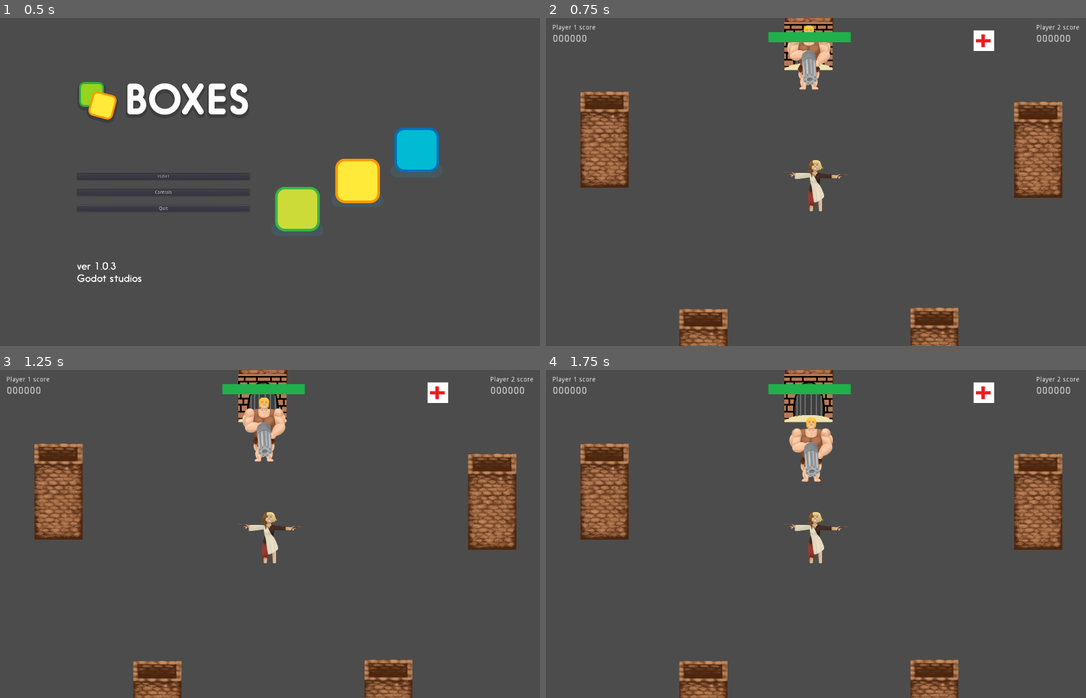
Above: before the commit, frames 1-4 (two rows, left to right).
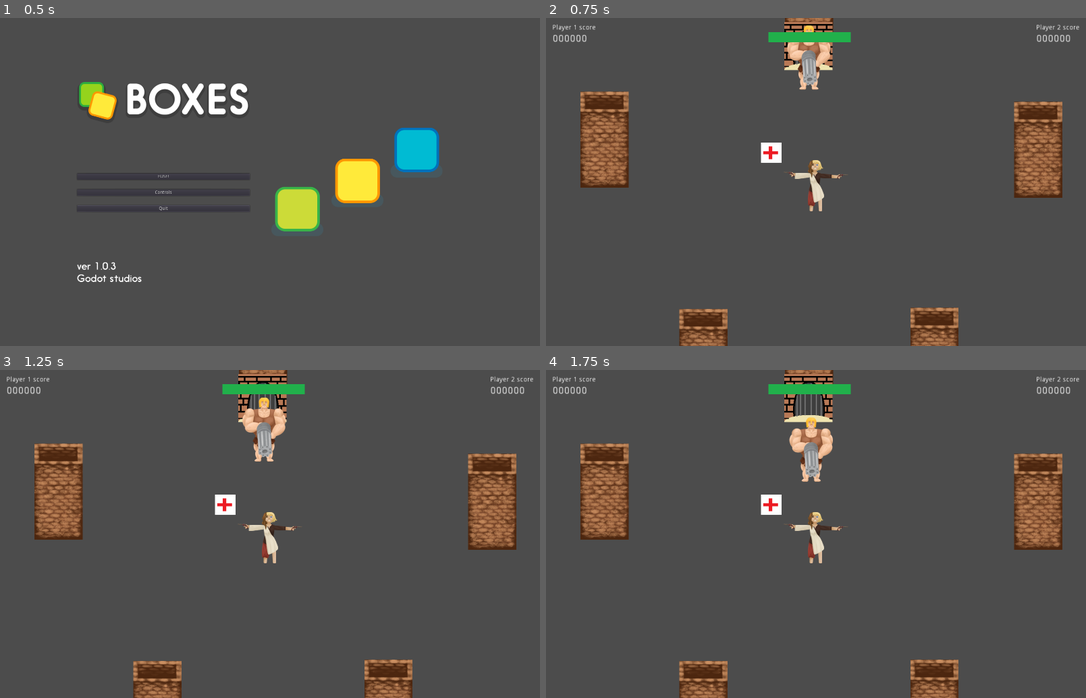
Above: after the commit, the same moments.

Repository: xenoexplorator/Ymir
Game: Godot game, scene res://Root.tscn
Two runs of this game, one before a commit and one after it. Both use one fixed random seed, a clock stepped at 60 frames per second and the inputs below.
Inputs:
- Up to frame 1 (0.5 s): no input
- Up to frame 2 (0.75 s): click "FUSE!" at 0.5 s
- Up to frame 3 (1.25 s): no input
- Up to frame 4 (1.75 s): no input

Frame 1 is identical in both runs. In frame 2, 0.5% of the frame differs, in the area x 39-83%, y 3-45%; in frame 3, 0.5%; in frame 4, 0.5%.

Commit message:
Health packs: spawn aléatoire

Diff:
--- a/Scenes/Arena.tscn
+++ b/Scenes/Arena.tscn
@@ -3,14 +3,14 @@
 [ext_resource path="res://Scenes/Arena.gd" type="Script" id=1]
 [ext_resource path="res://Scenes/Pillar.tscn" type="PackedScene" id=2]
 [ext_resource path="res://walls_test.tres" type="TileSet" id=3]
-[ext_resource path="res://Scenes/HealthPack.tscn" type="PackedScene" id=4]
-[ext_resource path="res://Scenes/Player.tscn" type="PackedScene" id=5]
-[ext_resource path="res://Scenes/EnemySpawner.tscn" type="PackedScene" id=6]
-[ext_resource path="res://Scripts/UIManager.gd" type="Script" id=7]
-[ext_resource path="res://Sprites/barre rouge.png" type="Texture" id=8]
-[ext_resource path="res://Sprites/barre verte.png" type="Texture" id=9]
-[ext_resource path="res://Scripts/HPDisplay.gd" type="Script" id=10]
-[ext_resource path="res://Sounds/Bass-and-choir-free-background-music.wav" type="AudioStream" id=11]
+[ext_resource path="res://Scenes/Player.tscn" type="PackedScene" id=4]
+[ext_resource path="res://Scenes/EnemySpawner.tscn" type="PackedScene" id=5]
+[ext_resource path="res://Scripts/UIManager.gd" type="Script" id=6]
+[ext_resource path="res://Sprites/barre rouge.png" type="Texture" id=7]
+[ext_resource path="res://Sprites/barre verte.png" type="Texture" id=8]
+[ext_resource path="res://Scripts/HPDisplay.gd" type="Script" id=9]
+[ext_resource path="res://Sounds/Bass-and-choir-free-background-music.wav" type="AudioStream" id=10]
+[ext_resource path="res://Scripts/HealthSpawner.gd" type="Script" id=11]
 
 [node name="Arena" type="Node" index="0"]
 
@@ -72,47 +72,42 @@
 tile_data = PoolIntArray( -720896, 0, 0, -720895, 0, 0, -720894, 0, 0, -720893, 0, 0, -720892, 0, 0, -720891, 0, 0, -72 …(1431 unchanged characters)…
 _sections_unfolded = [ "Cell", "Collision" ]
 
-[node name="HealthPack" parent="." index="2" instance=ExtResource( 4 )]
-
-position = Vector2( 522.576, -440.782 )
-power = 15
-
-[node name="Player" parent="." index="3" instance=ExtResource( 5 )]
+[node name="Player" parent="." index="2" instance=ExtResource( 4 )]
 
 position = Vector2( -0.163208, -2.45776 )
 
-[node name="EnemySpawner" parent="." index="4" instance=ExtResource( 6 )]
+[node name="EnemySpawner" parent="." index="3" instance=ExtResource( 5 )]
 
 position = Vector2( -23.3826, -424.227 )
 MaxSpawnTime = 2000
 MinSpawnTime = 600
 
-[node name="EnemySpawner2" parent="." index="5" instance=ExtResource( 6 )]
+[node name="EnemySpawner2" parent="." index="4" instance=ExtResource( 5 )]
 
 position = Vector2( 1452.4, 7.30579 )
 MaxSpawnTime = 2000
 MinSpawnTime = 600
 
-[node name="EnemySpawner3" parent="." index="6" instance=ExtResource( 6 )]
+[node name="EnemySpawner3" parent="." index="5" instance=ExtResource( 5 )]
 
 position = Vector2( -1495.29, 0.625061 )
 MaxSpawnTime = 2000
 MinSpawnTime = 600
 
-[node name="EnemySpawner4" parent="." index="7" instance=ExtResource( 6 )]
+[node name="EnemySpawner4" parent="." index="6" instance=ExtResource( 5 )]
 
 position = Vector2( 2.36591, 1003.36 )
 MaxSpawnTime = 2000
 MinSpawnTime = 600
 
-[node name="CanvasLayer" type="CanvasLayer" parent="." index="8"]
+[node name="CanvasLayer" type="CanvasLayer" parent="." index="7"]
 
 layer = 1
 offset = Vector2( 0, 0 )
 rotation = 0.0
 scale = Vector2( 1, 1 )
 transform = Transform2D( 1, 0, 0, 1, 0, 0 )
-script = ExtResource( 7 )
+script = ExtResource( 6 )
 
 [node name="LabelScoreP1" type="Label" parent="CanvasLayer" index="0"]
 
@@ -210,24 +205,30 @@
 [node name="HPUnderBar" type="Sprite" parent="CanvasLayer" index="2"]
 
 position = Vector2( 820, 60 )
+texture = ExtResource( 7 )
+_sections_unfolded = [ "Transform" ]
+
+[node name="HPOverBar" type="Sprite" parent="CanvasLayer/HPUnderBar" index="0"]
+
+position = Vector2( -128, 0 )
 texture = ExtResource( 8 )
-_sections_unfolded = [ "Transform" ]
-
-[node name="HPOverBar" type="Sprite" parent="CanvasLayer/HPUnderBar" index="0"]
-
-position = Vector2( -128, 0 )
-texture = ExtResource( 9 )
 offset = Vector2( 128, 0 )
-script = ExtResource( 10 )
+script = ExtResource( 9 )
 _sections_unfolded = [ "Offset", "Transform" ]
 
-[node name="AudioStreamPlayer" type="AudioStreamPlayer" parent="." index="9"]
-
-stream = ExtResource( 11 )
+[node name="AudioStreamPlayer" type="AudioStreamPlayer" parent="." index="8"]
+
+stream = ExtResource( 10 )
 volume_db = 0.0
 pitch_scale = 1.0
 autoplay = true
 mix_target = 0
 bus = "Master"
 
+[node name="HealthSpawner" type="Node2D" parent="." index="9"]
+
+script = ExtResource( 11 )
+minimum_wait = 2000
+maximum_wait = 4000
+
 [connection signal="player_damage" from="Player" to="CanvasLayer/HPUnderBar/HPOverBar" method="_on_Player_player_damage"]
--- a/Scripts/HealthPack.gd
+++ b/Scripts/HealthPack.gd
@@ -1,9 +1,6 @@
 extends Area2D
 
 export (int) var power = 15
-
-func _ready():
-	connect("body_enter", self, "on_body_enter")
 
 func _physics_process(delta):
 	var overlap = get_overlapping_bodies()
--- /dev/null
+++ b/Scripts/HealthSpawner.gd
@@ -0,0 +1,19 @@
+extends Node2D
+
+export (int) var minimum_wait = 1000
+export (int) var maximum_wait = 2000
+var clock = 0
+var health_pack = preload("res://Scenes/HealthPack.tscn")
+
+func _physics_process(delta):
+	clock -= 1
+	if clock <= 0:
+		spawn()
+		clock = rand_range(minimum_wait, maximum_wait)
+
+func spawn():
+	var x = rand_range(-1500, 1500)
+	var y = rand_range(-800, 800)
+	var pack = health_pack.instance()
+	pack.position = Vector2(x, y)
+	add_child(pack)
